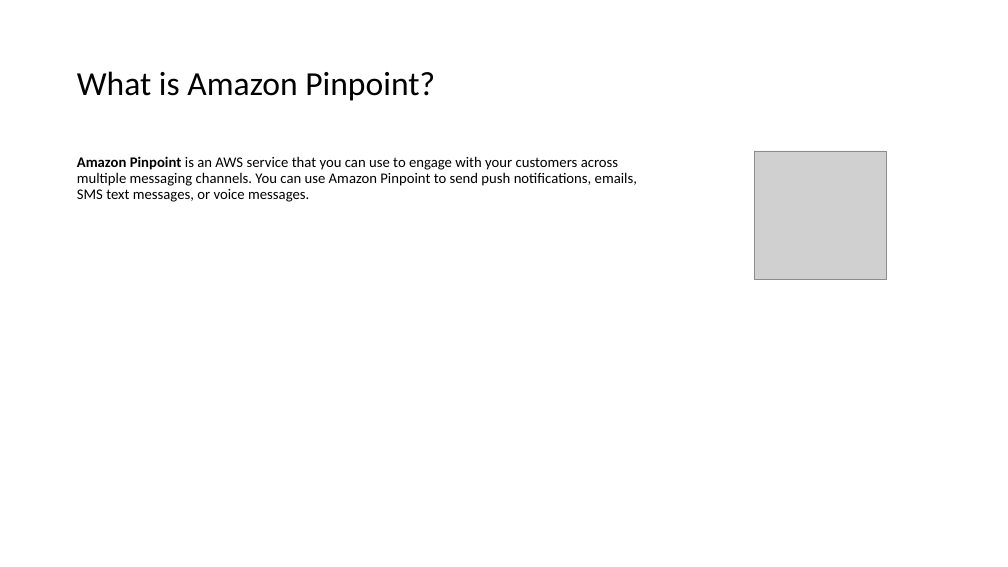
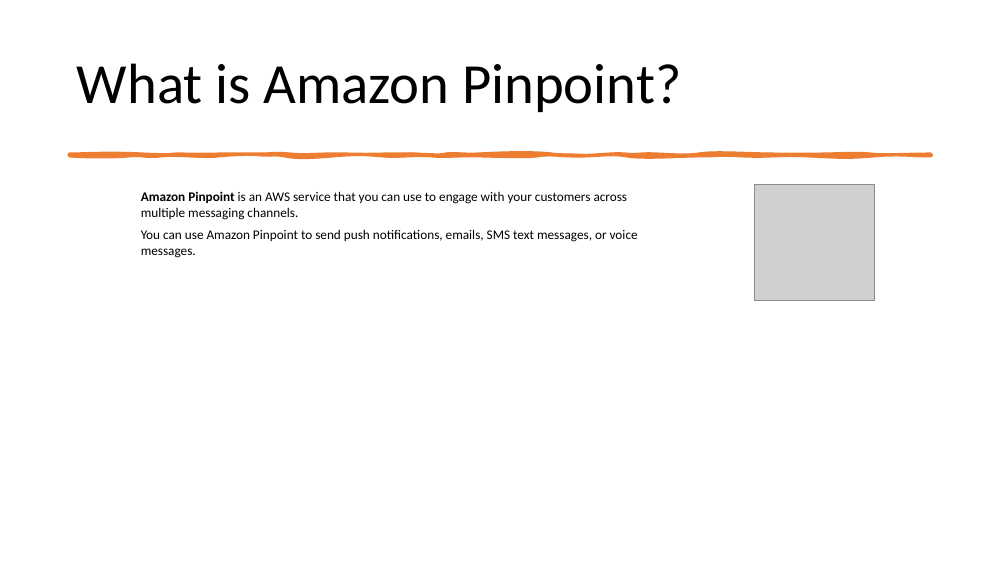
Before and after one commit to IlyaChakun/aws-iba-courses, a slide deck: slide 1 of lecture-materials/DeveloperTools/pinpoint/aws_pinpoint.pptx. Drawn at 1008x567 pixels with LibreOffice and Linux fonts; fonts in the diff are those of the drawing; grey boxes stand for pictures. Boxes give left, top, right and bottom in pixels: in the first picture for what was removed or moved away, otherwise in the second. Text is boxed around its words. In the diff, an @@ line names an element or a change of style, - is before the commit and + after.

```diff
--- a/lecture-materials/DeveloperTools/pinpoint/aws_pinpoint.pptx
+++ b/lecture-materials/DeveloperTools/pinpoint/aws_pinpoint.pptx
@@ title "What is Amazon Pinpoint?" at <box>77,63,681,112</box>: size 32 to 54 pt @@
@@ freeform shape added at <box>70,154,932,156</box>, fill #ED7D31, outline #ED7D31 3.25 pt @@
@@ text at <box>141,191,638,258</box>: text changed; size 14 to 12.6 pt @@
-Amazon Pinpoint is an AWS service that you can use to engage with your customers across multiple messaging channels. You can use Amazon Pinpoint to send push notifications, emails, SMS text messages, or voice messages.
+Amazon Pinpoint is an AWS service that you can use to engage with your customers across multiple messaging channels.
+You can use Amazon Pinpoint to send push notifications, emails, SMS text messages, or voice messages.
@@ picture: place and size @@
-picture at <box>755,151,887,280</box>
+picture at <box>755,185,874,301</box>
```
Also in this commit, not shown: 1 other slide changed, 11 other files.
